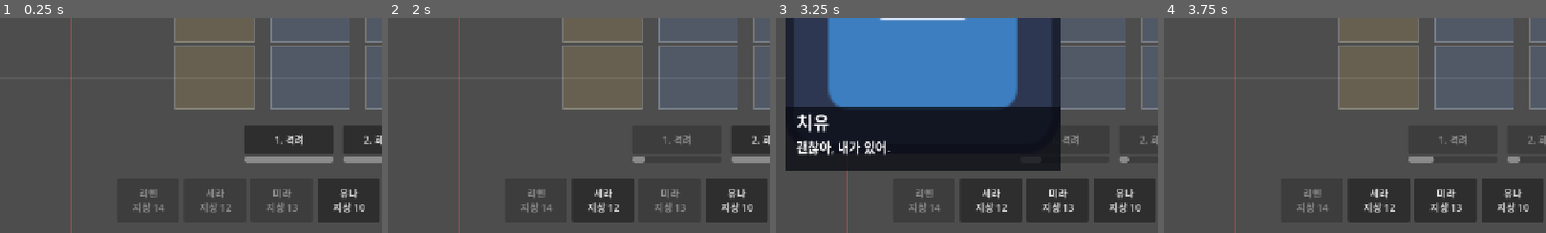
Above: before the commit, frames 1-4 (left to right).
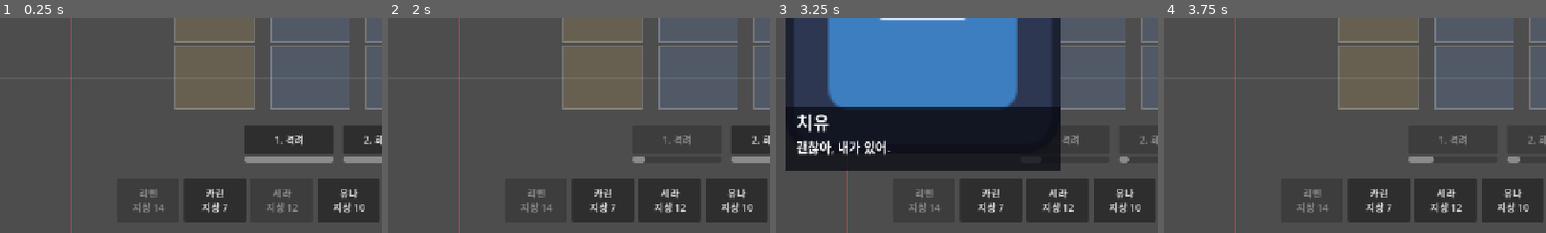
Above: after the commit, the same moments.

Repository: Sosorik/Sublike
Game: Godot game, scene res://scenes/battle/battle.tscn
Same seed, same stepped clock (60 frames per second), same inputs: the game is played once before the commit and once after it. The engine's default icon, where the game draws it, is replaced by a stand-in: a white triangle on a blue panel in a dark square.
Inputs (mouse positions are % of the whole screen's width and height, from its top left):
- Up to frame 1 (0.25 s): no input
- Up to frame 2 (2 s): click "1. 격려" at 0.5 s; tap Enter at 1.25 s; move the mouse to (72, 45) at 1.27 s; tap 1 at 1.35 s; click (72, 45) at 1.42 s
- Up to frame 3 (3.25 s): click "2. 화염 부여" at 2 s; move the mouse to (30, 55) at 2.77 s; hold A from 2.78 s (still down); tap 2 at 2.85 s
- Up to frame 4 (3.75 s): move the mouse to (60, 28) at 3.52 s; release A at 3.53 s; tap 3 at 3.6 s
The pictures show only the part of the screen within x 0-50%, y 50-100%; the shares and areas given below are measured in that part.

The runs differ from the first frame. In frame 1, 0.4% of the frame differs, in the area x 52-78%, y 79-91%; in frame 2, 0.6%; in frame 3, 0.4%; in frame 4, 0.4%.

Commit message:
선봉(Vanguard) 도입 — 명일방주 Charger 분파
Pioneer/Flagbearer/Tactician 은 SP 스킬이 전제라 못 가져온다.
Charger 만 순수 특성이라 그대로 구현 가능했다.

- 카린 — 코스트 7, 저지 1, 처치 시 +1 DP, 철수 시 원가 전액 환급
- heroes.json 에 traits 블록 신설 (코드 분기 대신 데이터로 역할 정의)
- 처치 귀속: packet.source_hero_id → Enemy._killer_id
  → EnemySpawner.enemy_killed → Battle → Party.on_enemy_killed
- 손패에서 mira 제거하고 카린 추가 (지상 5 / 고지 3 유지)
- ARCHITECTURE 에 특성·처치 귀속 절 추가

검증: 3킬 +3 DP, 비선봉 0, 재배치 코스트 7→10 이어도 환급은 원가 7.

Co-Authored-By: Claude Opus 5 <noreply@anthropic.com>

Diff:
--- a/data/heroes.json
+++ b/data/heroes.json
@@ -8,7 +8,8 @@
     "skill_id": "hero_skills.json 참조",
     "base_stats.block_count": "동시 저지 수. 0이면 근접 적이 지나친다(고지)",
     "grants_skill": "해금 시 아이다에게 전수하는 스킬 ID",
-    "_art_id": "에셋 팩 내 캐릭터 번호. 재추출용 기록"
+    "_art_id": "에셋 팩 내 캐릭터 번호. 재추출용 기록",
+    "traits": "특성. dp_on_kill=처치 시 얻는 DP, refund_full_cost=철수 시 원가 전액 환급(명일방주 Charger)"
   },
   "heroes": [
     {
@@ -43,6 +44,42 @@
       "_art_id": 124
     },
     {
+      "id": "karin",
+      "name": "카린",
+      "floor": 20,
+      "deploy_type": "ground",
+      "deploy_cost": 7,
+      "attack_type_id": "melee",
+      "skill_id": "focus_fire",
+      "base_stats": {
+        "hp": 130.0,
+        "atk": 15.0,
+        "atk_speed": 1.1,
+        "range": 95.0,
+        "crit": 0.08,
+        "defense": 4.0,
+        "block_count": 1
+      },
+      "growth": {
+        "hp": 16.0,
+        "atk": 2.7
+      },
+      "grants_skill": "buff_haste",
+      "cutin_line": "길은 내가 연다.",
+      "tier": 1,
+      "traits": {
+        "dp_on_kill": 1.0,
+        "refund_full_cost": true
+      },
+      "_role_note": "선봉(명일방주 Charger). 싸게 깔아 DP를 벌고, 나중에 철수해 딜러로 교체한다.",
+      "portrait": "res://assets/sprites/portraits/karin.png",
+      "sprite_idle": "res://assets/sprites/units/karin_idle.png",
+      "sprite_battle": "res://assets/sprites/units/karin_battle.png",
+      "debug_color": "#e0904a",
+      "debug_scale": 1.0,
+      "_art_id": 116
+    },
+    {
       "id": "sera",
       "name": "세라",
       "floor": 12,
@@ -74,37 +111,6 @@
       "_art_id": 114
     },
     {
-      "id": "mira",
-      "name": "미라",
-      "floor": 20,
-      "deploy_type": "ground",
-      "deploy_cost": 13,
-      "attack_type_id": "melee",
-      "skill_id": "focus_fire",
-      "base_stats": {
-        "hp": 180.0,
-        "atk": 16.0,
-        "atk_speed": 1.0,
-        "range": 100.0,
-        "crit": 0.08,
-        "defense": 6.0,
-        "block_count": 2
-      },
-      "growth": {
-        "hp": 23.4,
-        "atk": 2.9
-      },
-      "grants_skill": "buff_haste",
-      "cutin_line": "정면으로 와.",
-      "tier": 1,
-      "portrait": "res://assets/sprites/portraits/mira.png",
-      "sprite_idle": "res://assets/sprites/units/mira_idle.png",
-      "sprite_battle": "res://assets/sprites/units/mira_battle.png",
-      "debug_color": "#d8a04a",
-      "debug_scale": 1.0,
-      "_art_id": 106
-    },
-    {
       "id": "yuna",
       "name": "유나",
       "floor": 21,
--- a/scripts/combat/enemy.gd
+++ b/scripts/combat/enemy.gd
@@ -43,6 +43,10 @@
 var _advancing: bool = false
 var _min_damage: float = FALLBACK_MIN_DAMAGE
 var _contact_x: float = FALLBACK_CONTACT_X
+
+## 마지막으로 때린 가신. 처치 보상(선봉의 DP)을 누구에게 줄지 정한다.
+## 지속피해로 죽으면 그 속성을 걸어 준 가신이 아니라 마지막 직접 타격자가 가져간다.
+var _killer_id: String = ""
 
 ## 나를 붙잡고 있는 가신. null 이면 전진 중이다.
 var _blocked_by: Unit = null
@@ -97,6 +101,7 @@
 	_lane = lane
 	position = BattleLayout.spawn_position(lane)
 	hp = max_hp
+	_killer_id = ""
 	_refresh_bar()
 	_advancing = true
 	_blocked_by = null
@@ -113,6 +118,9 @@
 	hp -= dealt
 
 	_refresh_bar()
+
+	if not packet.source_hero_id.is_empty():
+		_killer_id = packet.source_hero_id
 
 	if not packet.element.is_empty():
 		_apply_element(packet)
@@ -309,6 +317,11 @@
 	if packet.element.is_empty() or hex.is_empty():
 		return Effects.COLOR_ENEMY_HIT
 	return Color.from_string(hex, Effects.COLOR_ENEMY_HIT)
+
+
+## 마지막으로 때린 가신 ID. 아무도 안 때렸으면 빈 문자열.
+func get_killer_id() -> String:
+	return _killer_id
 
 
 ## 지금 불타는 중인가. 연출·디버그용.
--- a/scripts/combat/unit.gd
+++ b/scripts/combat/unit.gd
@@ -61,6 +61,11 @@
 ## 동시에 저지할 수 있는 적 수. 0이면 저지하지 않는다 (원거리 가신).
 var block_count: int = 0
 
+## 특성. heroes.json 의 traits 블록이 그대로 온다.
+##   dp_on_kill        처치할 때마다 얻는 DP (명일방주 Charger)
+##   refund_full_cost  철수 시 현재 코스트의 절반이 아니라 **원가 전액** 환급 (Charger)
+var traits: Dictionary = {}
+
 ## 런 내 강화의 누적 계수. 아이다 버프와 달리 판이 끝날 때까지 유지된다.
 var run_atk_mult: float = 1.0
 var run_atk_speed_mult: float = 1.0
@@ -119,6 +124,7 @@
 	crit = float(stats.get("crit", 0.0))
 	defense = float(stats.get("defense", 0.0))
 	block_count = int(stats.get("block_count", 0))
+	traits = data.get("traits", {})
 	_buffs.clear()
 	_element = ""
 	_element_left = 0.0
@@ -382,6 +388,16 @@
 
 func is_alive() -> bool:
 	return hp > 0.0
+
+
+## 처치 시 벌어들이는 DP. 선봉이 아니면 0.
+func get_dp_on_kill() -> float:
+	return float(traits.get("dp_on_kill", 0.0))
+
+
+## 철수 시 원가를 전부 돌려받는가. 명일방주 Charger 특성.
+func refunds_full_cost() -> bool:
+	return bool(traits.get("refund_full_cost", false))
 
 
 func _process(delta: float) -> void:
--- a/scripts/core/battle.gd
+++ b/scripts/core/battle.gd
@@ -61,6 +61,7 @@
 		return
 	run_state.segment_cleared.connect(_on_segment_cleared)
 	spawner.boss_appeared.connect(_on_boss_appeared)
+	spawner.enemy_killed.connect(_on_enemy_killed)
 
 	if effects_root != null:
 		Effects.set_root(effects_root)
@@ -118,6 +119,11 @@
 	spawner.start()
 
 
+## 처치 보상을 파티로 넘긴다. 선봉이 잡았으면 DP가 들어온다.
+func _on_enemy_killed(_enemy: Enemy, killer_hero_id: String) -> void:
+	party.on_enemy_killed(killer_hero_id)
+
+
 func _on_boss_appeared(enemy_id: String) -> void:
 	var row: Dictionary = DataLoader.get_enemy(enemy_id)
 	print("!!! 보스 등장 — %s (hp %.0f) !!!" % [row.get("name", enemy_id), row.get("hp", 0.0)])
--- a/scripts/core/enemy_spawner.gd
+++ b/scripts/core/enemy_spawner.gd
@@ -19,6 +19,8 @@
 signal enemy_reached_aida(enemy: Enemy)
 ## 보스가 나타났다.
 signal boss_appeared(enemy_id: String)
+## 적이 처치됐다. 누가 잡았는지 함께 보낸다 — 선봉의 DP 보상에 쓴다.
+signal enemy_killed(enemy: Enemy, killer_hero_id: String)
 
 enum State { IDLE, SPAWNING, WAITING_CLEAR, INTERMISSION, DONE }
 
@@ -270,6 +272,7 @@
 func _on_enemy_died(enemy: Enemy) -> void:
 	_killed += 1
 	_alive = maxi(0, _alive - 1)
+	enemy_killed.emit(enemy, enemy.get_killer_id())
 	if verbose:
 		print("  처치 %s (남은 alive=%d)" % [enemy.enemy_id, _alive])
 	ObjectPool.release(enemy)
--- a/scripts/core/party.gd
+++ b/scripts/core/party.gd
@@ -17,6 +17,8 @@
 signal unit_deployed(unit: Unit, cost: int)
 ## 철수했다.
 signal unit_retreated(hero_id: String, refund: int)
+## 선봉이 처치로 DP를 벌었다. 연출·로그용.
+signal dp_earned(unit: Unit, amount: float)
 
 ## 인스펙터에서 scenes/entities/unit.tscn 을 연결한다.
 @export var unit_scene: PackedScene
@@ -34,7 +36,7 @@
 @export var projectile_prewarm: int = 48
 
 ## 손패. 이 판에 쓸 수 있는 가신 ID. Phase 1 은 8명 고정.
-@export var roster: Array[String] = ["lien", "sera", "mira", "yuna", "elis", "nina", "rina", "vela"]
+@export var roster: Array[String] = ["lien", "karin", "sera", "yuna", "elis", "nina", "rina", "vela"]
 
 const FALLBACK_DP_START: float = 10.0
 const FALLBACK_DP_REGEN: float = 1.0
@@ -116,8 +118,13 @@
 	return mini(_cost_cap, int(floor(float(base) * mult)))
 
 
-## 철수하면 돌려받는 DP. 현재 코스트의 절반, 내림. (명일방주 동일)
+## 철수하면 돌려받는 DP.
+## 보통은 현재 코스트의 절반(내림).
+## **선봉(Charger)은 예외로 원가를 전액 돌려받는다.** 명일방주 동일 —
+## 이게 있어야 "싸게 깔고 벌다가 빼서 딜러로 교체" 가 성립한다.
 func get_refund(unit: Unit) -> int:
+	if unit.refunds_full_cost():
+		return int(DataLoader.get_hero(unit.hero_id).get("deploy_cost", 0))
 	return int(floor(float(unit.deploy_cost) * _refund_ratio))
 
 
@@ -215,6 +222,22 @@
 	return refund
 
 
+## 적이 처치됐을 때 불린다. 잡은 가신이 선봉이면 DP를 준다.
+func on_enemy_killed(killer_hero_id: String) -> void:
+	if killer_hero_id.is_empty():
+		return
+	for u in _units:
+		if not is_instance_valid(u) or u.hero_id != killer_hero_id:
+			continue
+		var gain: float = u.get_dp_on_kill()
+		if gain <= 0.0:
+			return
+		_dp = minf(_dp_max, _dp + gain)
+		dp_changed.emit(_dp, _dp_max)
+		dp_earned.emit(u, gain)
+		return
+
+
 ## ---------------------------------------------------------------- 전투 지원
 
 ## 살아 있는 가신 전부.
Not shown, changed: docs/ARCHITECTURE.md
Not shown, changed: docs/PROGRESS.md
